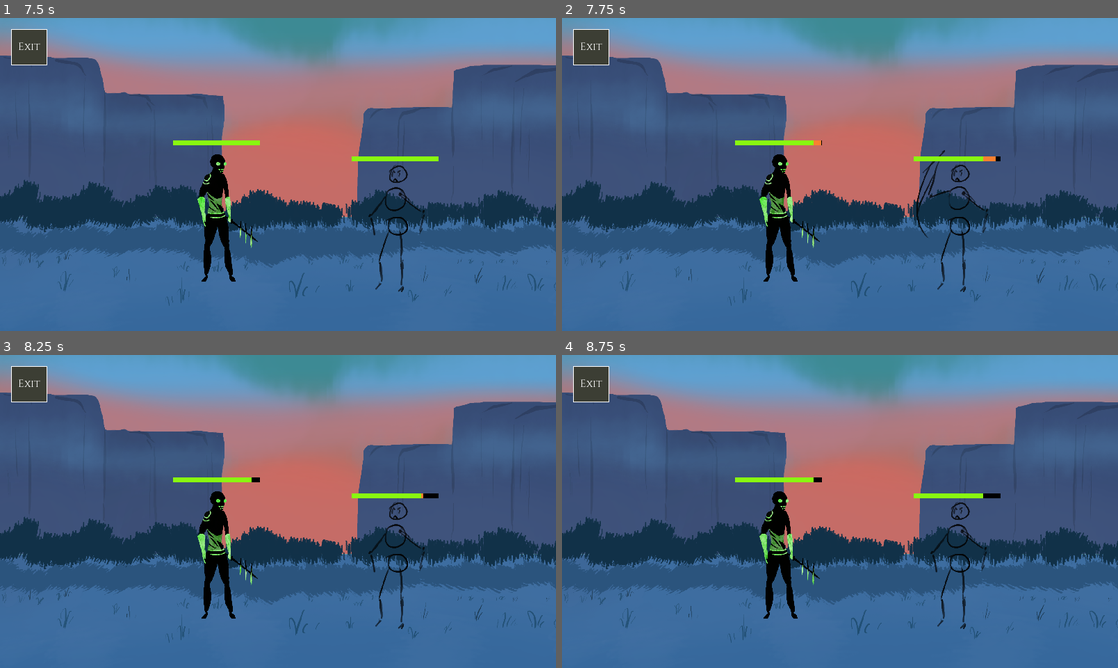
Above: before the commit, frames 1-4 (two rows, left to right).
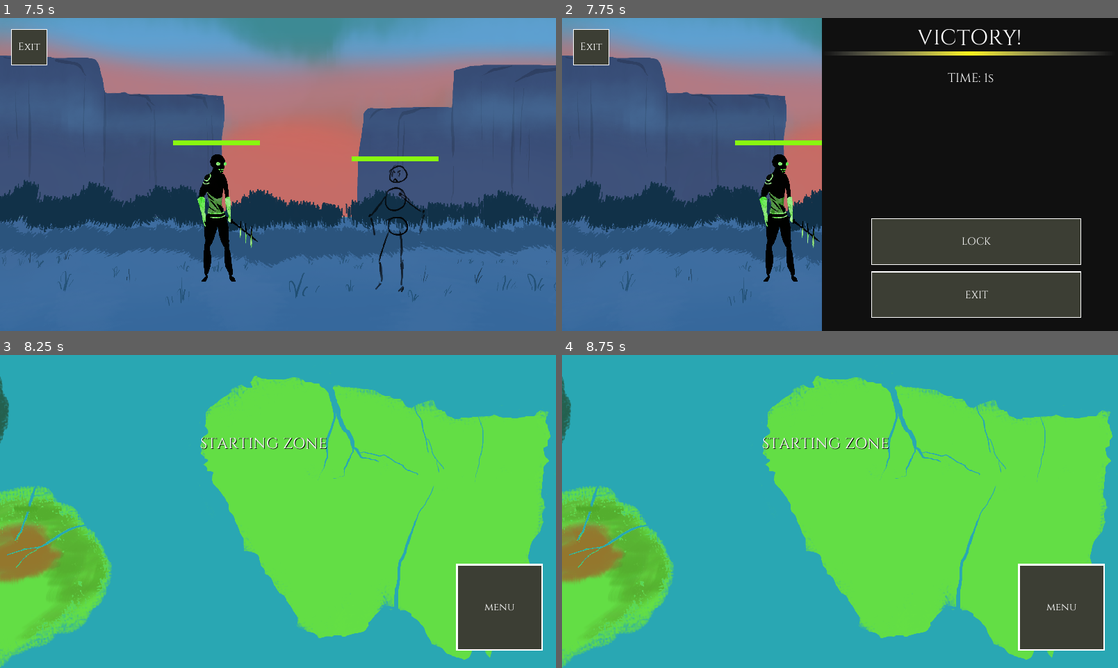
Above: after the commit, the same moments.

Repository: MarkZagors/Idle-Eden
Game: Godot game, scene res://Regions/StartingZone.tscn
The game is run twice, just before and just after one commit, with the same random seed, the same clock (stepped at 60 frames per second) and the same inputs. This scene is started directly instead of the project's main scene. The engine's default icon, where the game draws it, is replaced by a stand-in: a white triangle on a blue panel in a dark square.
Inputs (mouse positions are in pixels of both pictures, inside the frame that each line leads up to):
- Up to frame 1 (7.5 s): click (172, 136) at 0.5 s; click "e" at 1.25 s; click "e" at 2 s; click "e" at 2.75 s; click (216, 215) at 3.52 s; click (150, 202) at 4.27 s; click (83, 224) at 5.02 s; click "Gamerz" at 5.75 s; click "Start" at 6.5 s; click "e" at 7.25 s
- Up to frame 2 (7.75 s): no input
- Up to frame 3 (8.25 s): click (417, 577) at 8 s, where only the run after the commit has a clickable "LOCK"
- Up to frame 4 (8.75 s): no input

Frame 1 is identical in both runs. In frame 2, 53% of the frame differs, in the area x 45-100%, y 0-100%; in frame 3, 100%, in the area x 0-100%, y 0-100%; in frame 4, 100%.

Commit message:
lock drop animations

Diff:
--- a/Combat/Combat.tscn
+++ b/Combat/Combat.tscn
@@ -264,6 +264,23 @@
 align = 1
 valign = 1
 
+[node name="LockButton" type="TextureButton" parent="CanvasLayer/WinScreen"]
+margin_left = 113.0
+margin_top = 461.077
+margin_right = 597.0
+margin_bottom = 568.077
+texture_normal = ExtResource( 13 )
+texture_hover = ExtResource( 12 )
+expand = true
+
+[node name="Label" type="Label" parent="CanvasLayer/WinScreen/LockButton"]
+anchor_right = 1.0
+anchor_bottom = 1.0
+custom_fonts/font = SubResource( 7 )
+text = "LOCK"
+align = 1
+valign = 1
+
 [node name="LoseScreen" type="ColorRect" parent="CanvasLayer"]
 visible = false
 margin_right = 695.0
@@ -331,5 +348,6 @@
 [connection signal="pressed" from="CanvasLayer/ExitButton" to="CombatManager" method="exit"]
 [connection signal="pressed" from="CanvasLayer/ChoosePlayer/CloseButton" to="CombatManager/PreBattleController" method="closeChoosePlayer"]
 [connection signal="pressed" from="CanvasLayer/WinScreen/ExitButton" to="CombatManager" method="exit"]
+[connection signal="pressed" from="CanvasLayer/WinScreen/LockButton" to="CombatManager" method="lock"]
 [connection signal="pressed" from="CanvasLayer/LoseScreen/ExitButton" to="CombatManager" method="exit"]
 [connection signal="pressed" from="CanvasLayer/StartFightButton" to="CombatManager/PreBattleController" method="startBattle"]
--- a/Combat/CombatManager.gd
+++ b/Combat/CombatManager.gd
@@ -10,6 +10,9 @@
 var enemies : Array = [null,null,null]
 var enemySlotCount = 3
 var encounter : Encounter = null
+
+var time : float = 0.0
+var timeEnd : float = 0.0
 
 enum {
 	STARTING,
@@ -33,3 +36,11 @@
 			Controller.charactersAvailableIDs.append(ch.id)
 			Controller.charactersBusyIDs.erase(ch.id)
 	pass
+
+func lock() -> void:
+	var _err = get_tree().change_scene("res://MainNavigation/WorldMap.tscn")
+	var characterIds = []
+	for character in characters:
+		if character != null:
+			characterIds.append(character.id)
+	Controller.startLock(timeEnd, encounter, characterIds)
--- a/Combat/EndBattleController.gd
+++ b/Combat/EndBattleController.gd
@@ -1,5 +1,6 @@
 extends Node
 onready var GLOBAL = get_parent()
+onready var MIDBATTLE = get_parent().get_node("MidBattleController")
 
 export var Path_table_winScreen: NodePath
 onready var table_winScreen : ColorRect = get_node(Path_table_winScreen)
@@ -8,6 +9,7 @@
 
 func win():
 	table_winScreen.visible = true
+	table_winScreen.get_node("TimeLabel").text = "TIME: " + str(round(GLOBAL.time)) + "s"
 
 	for ch in GLOBAL.characters:
 		if ch != null:
@@ -16,6 +18,8 @@
 	for drop in GLOBAL.encounter.drops:
 		if randf() < drop.chance:
 			Controller.addItem(drop.item,drop.ammount)
+	MIDBATTLE.set_process(false)
+	GLOBAL.timeEnd = GLOBAL.time
 
 func lose():
 	table_loseScreen.visible = true
--- a/Combat/MidBattleController.gd
+++ b/Combat/MidBattleController.gd
@@ -13,6 +13,7 @@
 
 func _process(delta):
 	battleTick(delta)
+	GLOBAL.time += delta
 
 func startBattle() -> void:
 	set_process(true)
--- a/Database/Characters/placeholder.tres
+++ b/Database/Characters/placeholder.tres
@@ -18,6 +18,6 @@
 abilityAll = [ ExtResource( 5 ), ExtResource( 4 ) ]
 inventory = [ null, null, null, null ]
 healthBase = 10
-strBase = 2
+strBase = 50
 dexBase = 0
 intBase = 0
--- a/Database/Encounters/easy.tres
+++ b/Database/Encounters/easy.tres
@@ -1,21 +1,28 @@
-[gd_resource type="Resource" load_steps=7 format=2]
+[gd_resource type="Resource" load_steps=9 format=2]
 
 [ext_resource path="res://Global/Encounter.gd" type="Script" id=1]
 [ext_resource path="res://Database/Enemies/placeholder.tres" type="Resource" id=2]
 [ext_resource path="res://SPRITES/Characters/poisionboi_face.png" type="Texture" id=3]
 [ext_resource path="res://Global/Drop.gd" type="Script" id=4]
 [ext_resource path="res://Database/Items/placeholder.tres" type="Resource" id=5]
+[ext_resource path="res://Database/Items/wood.tres" type="Resource" id=6]
 
-[sub_resource type="TextFile" id=1]
+[sub_resource type="Resource" id=1]
 script = ExtResource( 4 )
 item = ExtResource( 5 )
 ammount = 1
 chance = 1.0
 
+[sub_resource type="Resource" id=2]
+script = ExtResource( 4 )
+item = ExtResource( 6 )
+ammount = 5
+chance = 0.8
+
 [resource]
 script = ExtResource( 1 )
-id = "NULL"
+id = "easy"
 icon = ExtResource( 3 )
 xpGive = 15
 enemies = [ ExtResource( 2 ), null, null ]
-drops = [ SubResource( 1 ) ]
+drops = [ SubResource( 1 ), SubResource( 2 ) ]
--- a/Database/Encounters/hard.tres
+++ b/Database/Encounters/hard.tres
@@ -6,4 +6,6 @@
 [resource]
 script = ExtResource( 1 )
 id = "NULL"
+xpGive = -1
 enemies = [ ExtResource( 2 ), ExtResource( 2 ), ExtResource( 2 ) ]
+drops = [  ]
--- a/Database/Encounters/medium.tres
+++ b/Database/Encounters/medium.tres
@@ -1,11 +1,21 @@
-[gd_resource type="Resource" load_steps=4 format=2]
+[gd_resource type="Resource" load_steps=7 format=2]
 
 [ext_resource path="res://Global/Encounter.gd" type="Script" id=1]
 [ext_resource path="res://Database/Enemies/placeholder.tres" type="Resource" id=2]
 [ext_resource path="res://SPRITES/Characters/PoisionIdle.png" type="Texture" id=3]
+[ext_resource path="res://Global/Drop.gd" type="Script" id=4]
+[ext_resource path="res://Database/Items/placeholder.tres" type="Resource" id=5]
+
+[sub_resource type="TextFile" id=1]
+script = ExtResource( 4 )
+item = ExtResource( 5 )
+ammount = 1
+chance = 0.0
 
 [resource]
 script = ExtResource( 1 )
-id = "NULL"
+id = "medium"
 icon = ExtResource( 3 )
-enemies = [ ExtResource( 2 ), ExtResource( 2 ), null ]
+xpGive = 5
+enemies = [ ExtResource( 2 ), null, null ]
+drops = [ SubResource( 1 ) ]
--- /dev/null
+++ b/Database/Items/wood.tres
@@ -0,0 +1,16 @@
+[gd_resource type="Resource" load_steps=3 format=2]
+
+[ext_resource path="res://Global/Item.gd" type="Script" id=1]
+[ext_resource path="res://SPRITES/zMisc/icon.png" type="Texture" id=2]
+
+[resource]
+script = ExtResource( 1 )
+id = "wood"
+nameShown = "Wood"
+description = "Woody wood"
+icon = ExtResource( 2 )
+type = 0
+healthBase = 0
+strBase = 0
+dexBase = 0
+intBase = 0
--- a/Global/Character.gd
+++ b/Global/Character.gd
@@ -27,7 +27,7 @@
 var level : int = 1
 var xpCurrent : int = 0
 var xpNext : int = 5
-var xpAll : PoolIntArray = [0,5,15,35,60,100]
+var xpAll : PoolIntArray = [0,5,15,35,60,100,9999]
 
 #HIDDEN VARIABLES
 var cooldownAbilityCurrent = 0.0
--- a/Global/Controller.gd
+++ b/Global/Controller.gd
@@ -5,6 +5,7 @@
 
 var characters = []
 var inventory = []
+var activeLocks = []
 
 var charactersAvailableIDs : Array = []
 var charactersBusyIDs : Array = []
@@ -15,6 +16,7 @@
 signal inventory_changed
 signal inventory_restructure_add
 signal inventory_restructure_remove
+signal lock_complete_signal(drops)
 
 func _ready():
 	var placeholder = load("res://Database/Characters/placeholder.tres")
@@ -22,6 +24,27 @@
 	charactersAvailableIDs.append(placeholder.id)
 	var item : Item = load("res://Database/Items/placeholder.tres")
 	addItem(item,2)
+
+func _process(delta):
+	lockTick(delta)
+
+func lockTick(delta : float) -> void:
+	for lock in activeLocks:
+		lock.timeCurrent += delta
+		if lock.timeCurrent > lock.timeFull:
+			lockComplete(lock)
+
+func lockComplete(lock : Lock) -> void:
+	lock.timeCurrent = 0.0
+	for characterID in lock.characterIDs:
+		findCharacter(characterID).getXp(lock.encounter.xpGive)
+	var showDrops = []
+	for drop in lock.encounter.drops:
+		if randf() < drop.chance:
+			addItem(drop.item,drop.ammount)
+			showDrops.append(drop)
+	emit_signal("lock_complete_signal",showDrops)
+
 
 func addItem(item : Item, ammount : int) -> void:
 	var found : bool = false
@@ -48,3 +71,12 @@
 		if ch.id == lookingID:
 			return ch
 	return null
+
+func startLock(time : float, encounter : Encounter, characterIds) -> void:
+	var lock = Lock.new()
+	lock.timeFull = time
+	lock.timeCurrent = 0.0
+	lock.encounter = encounter
+	lock.characterIDs = characterIds
+	activeLocks.append(lock)
+	pass
--- a/Global/Drop.gd
+++ b/Global/Drop.gd
@@ -1,4 +1,4 @@
-extends TextFile
+extends Resource
 class_name Drop
 
 export var item : Resource = null
--- a/Global/Encounter.gd
+++ b/Global/Encounter.gd
@@ -7,4 +7,4 @@
 export var xpGive : int = -1
 
 export(Array, Resource) var enemies = [null,null,null]
-export(Array, TextFile) var drops = []
+export(Array, Resource) var drops = []
--- /dev/null
+++ b/Global/Lock.gd
@@ -0,0 +1,7 @@
+extends Resource
+class_name Lock
+
+var timeFull : float = 0.0
+var timeCurrent : float = 0.0
+var encounter : Encounter = null
+var characterIDs = []
--- a/MainNavigation/BattleButton.tscn
+++ b/MainNavigation/BattleButton.tscn
@@ -6,6 +6,8 @@
 [ext_resource path="res://SPRITES/UI/WorldButtonHover.png" type="Texture" id=4]
 [ext_resource path="res://SPRITES/UI/WorldButtonMask.png" type="Texture" id=5]
 [ext_resource path="res://SPRITES/Characters/poisionboi_face.png" type="Texture" id=6]
+[ext_resource path="res://SPRITES/zMisc/pixel.png" type="Texture" id=7]
+[ext_resource path="res://Fonts/Cinzel-Regular.ttf" type="DynamicFontData" id=8]
 
 [sub_resource type="Shader" id=1]
 code = "shader_type canvas_item;
@@ -21,6 +23,50 @@
 [sub_resource type="ShaderMaterial" id=2]
 shader = SubResource( 1 )
 shader_param/mask = ExtResource( 5 )
+
+[sub_resource type="DynamicFont" id=3]
+size = 30
+outline_size = 2
+outline_color = Color( 0, 0, 0, 1 )
+font_data = ExtResource( 8 )
+
+[sub_resource type="Animation" id=4]
+resource_name = "Drop"
+length = 2.0
+tracks/0/type = "bezier"
+tracks/0/path = NodePath(".:rect_position:y")
+tracks/0/interp = 1
+tracks/0/loop_wrap = true
+tracks/0/imported = false
+tracks/0/enabled = true
+tracks/0/keys = {
+"points": PoolRealArray( -153.532, -0.25, 0, 0.194289, -50.0959, -181.961, -0.254363, -3.33333, 0.25, 0 ),
+"times": PoolRealArray( 0, 0.5 )
+}
+tracks/1/type = "value"
+tracks/1/path = NodePath(".:modulate")
+tracks/1/interp = 1
+tracks/1/loop_wrap = true
+tracks/1/imported = false
+tracks/1/enabled = true
+tracks/1/keys = {
+"times": PoolRealArray(  ),
+"transitions": PoolRealArray(  ),
+"update": 0,
+"values": [  ]
+}
+tracks/2/type = "value"
+tracks/2/path = NodePath(".:self_modulate")
+tracks/2/interp = 1
+tracks/2/loop_wrap = true
+tracks/2/imported = false
+tracks/2/enabled = true
+tracks/2/keys = {
+"times": PoolRealArray( 0, 0.8, 1.4 ),
+"transitions": PoolRealArray( 1, 1, 1 ),
+"update": 0,
+"values": [ Color( 1, 1, 1, 1 ), Color( 1, 1, 1, 1 ), Color( 1, 1, 1, 0 ) ]
+}
 
 [node name="Battle" type="TextureButton"]
 margin_right = 159.0
@@ -47,4 +93,36 @@
 "_edit_use_anchors_": false
 }
 
+[node name="LockProgress" type="TextureProgress" parent="."]
+visible = false
+margin_left = -23.0
+margin_top = -20.0
+margin_right = 184.0
+margin_bottom = -4.0
+step = 0.1
+value = 50.0
+texture_under = ExtResource( 7 )
+texture_progress = ExtResource( 7 )
+tint_under = Color( 0, 0, 0, 1 )
+tint_progress = Color( 1, 0.886275, 0.372549, 1 )
+nine_patch_stretch = true
+
+[node name="DropLabel" type="Label" parent="."]
+self_modulate = Color( 1, 1, 1, 0 )
+margin_left = -102.087
+margin_top = -181.961
+margin_right = 272.913
+margin_bottom = -37.9613
+custom_fonts/font = SubResource( 3 )
+custom_constants/shadow_offset_x = 1
+text = "Dagger of gamer(1)"
+align = 1
+valign = 2
+__meta__ = {
+"_edit_use_anchors_": false
+}
+
+[node name="AnimationPlayer" type="AnimationPlayer" parent="DropLabel"]
+anims/Drop = SubResource( 4 )
+
 [connection signal="pressed" from="." to="." method="gotoEncounter"]
--- a/MainNavigation/CharacterScreen/CharacterScreen.gd
+++ b/MainNavigation/CharacterScreen/CharacterScreen.gd
@@ -128,9 +128,11 @@
 	if item != null:
 		group_info.get_node("AbilityDescription").bbcode_text = item.description
 		group_info.get_node("AbilityNameLabel").text = item.nameShown
+		group_info.get_node("RemoveButton").visible = true
 	else:
 		group_info.get_node("AbilityNameLabel").text = "Empty space"
 		group_info.get_node("AbilityDescription").visible = false
+		group_info.get_node("RemoveButton").visible = false
 	itemSlotPressedCurrent = index
 	itemSlotPressedAll = -1
 	setSlotColorItem()
@@ -141,6 +143,7 @@
 	group_info.get_node("AbilityDescription").visible = true
 	group_info.get_node("AbilityNameLabel").text = item.nameShown
 	group_info.get_node("EquipButton").visible = true
+	group_info.get_node("RemoveButton").visible = false
 	itemSlotPressedAll = index
 	setSlotColorItem()
 
@@ -229,6 +232,15 @@
 			clickCurrentItem(itemSlotPressedCurrent)
 			updateItems()
 
+func removeItem() -> void:
+	var currentItem : Item = character.inventory[itemSlotPressedCurrent]
+	var slot : TextureButton = group_items.get_node("CurrentItems").get_child(itemSlotPressedCurrent)
+	character.inventory[itemSlotPressedCurrent] = null
+	Controller.addItem(currentItem,1)
+	slot.get_node("Sprite").texture = null
+	clickCurrentItem(itemSlotPressedCurrent)
+	updateItems()
+
 func backToMain() -> void:
 	group_info.get_node("AbilityDescription").visible = false
 	group_info.get_node("AbilityNameLabel").visible = false
@@ -242,6 +254,7 @@
 	group_items.get_node("CurrentItems").visible = true
 	group_bg.get_node("CharacterSprite").visible = true
 	group_bg.get_node("NameLabel").visible = true
+	group_info.get_node("RemoveButton").visible = false
 	group_buttons.visible = true
 	state = MAIN
 	resetSlotColorItem()
--- a/MainNavigation/CharacterScreen/CharacterScreen.tscn
+++ b/MainNavigation/CharacterScreen/CharacterScreen.tscn
@@ -357,6 +357,7 @@
 margin_top = 209.0
 margin_right = 433.0
 margin_bottom = 720.0
+mouse_filter = 2
 custom_fonts/normal_font = SubResource( 15 )
 
 [node name="EquipButton" type="TextureButton" parent="Info"]
@@ -374,6 +375,25 @@
 margin_bottom = 115.0
 custom_fonts/font = SubResource( 16 )
 text = "EQUIP"
+align = 1
+valign = 1
+
+[node name="RemoveButton" type="TextureButton" parent="Info"]
+visible = false
+self_modulate = Color( 1, 0.607843, 0.607843, 1 )
+margin_left = 40.0
+margin_top = 562.0
+margin_right = 478.0
+margin_bottom = 677.0
+texture_normal = ExtResource( 7 )
+texture_hover = ExtResource( 11 )
+expand = true
+
+[node name="Label" type="Label" parent="Info/RemoveButton"]
+margin_right = 438.0
+margin_bottom = 115.0
+custom_fonts/font = SubResource( 16 )
+text = "REMOVE"
 align = 1
 valign = 1
 
@@ -433,6 +453,7 @@
 margin_top = -49.7568
 margin_right = 49.6216
 margin_bottom = 48.2432
+mouse_filter = 2
 value = 100.0
 texture_progress = ExtResource( 12 )
 fill_mode = 4
@@ -442,4 +463,5 @@
 }
 
 [connection signal="pressed" from="Info/EquipButton" to="." method="actionPressed"]
+[connection signal="pressed" from="Info/RemoveButton" to="." method="removeItem"]
 [connection signal="pressed" from="BackButton" to="." method="backButton"]
--- a/MainNavigation/UIMap.tscn
+++ b/MainNavigation/UIMap.tscn
@@ -20,6 +20,9 @@
 texture_normal = ExtResource( 3 )
 texture_hover = ExtResource( 2 )
 expand = true
+__meta__ = {
+"_edit_use_anchors_": false
+}
 
 [node name="Label" type="Label" parent="MainButton"]
 anchor_right = 1.0
--- a/Regions/RegionEncounter.gd
+++ b/Regions/RegionEncounter.gd
@@ -1,10 +1,51 @@
 extends TextureButton
 
+const TICK_SPEED = 0.5
+var tickCurr = 0.0
+
 export var encounter : Resource = null
+var locked : bool = false
+var lock : Lock = null
 
 func _ready():
 	get_node("IconContainer/TextureRect").texture = encounter.icon
+	var _err = Controller.connect("lock_complete_signal",self,"lockComplete")
+	checkLock()
+
+func _process(delta):
+	tickCurr += delta
+	if tickCurr > TICK_SPEED:
+		tick()
+		tickCurr = 0.0
+
+func tick():
+	if locked:
+		updateLocked()
+
+func checkLock() -> void:
+	for lockInController in Controller.activeLocks:
+		if lockInController.encounter == encounter:
+			self.lock = lockInController
+			locked = true
+			get_node("LockProgress").visible = true
+			get_node("LockProgress").max_value = lock.timeFull
+
+func lockComplete(drops) -> void:
+	if locked:
+		var text : String = ""
+		for drop in drops:
+			text += str(drop.item.nameShown) + " (%d)\n"%drop.ammount
+		text.erase(text.length()-1,1)
+		get_node("DropLabel").text = text
+		get_node("DropLabel/AnimationPlayer").stop()
+		get_node("DropLabel/AnimationPlayer").play("Drop")
+		updateLocked()
+
+func updateLocked() -> void:
+	get_node("LockProgress").value = lock.timeCurrent
 
 func gotoEncounter() -> void:
+	if locked:
+		return
 	Controller.transferEncounter = encounter
 	var _err = get_tree().change_scene("res://Combat/Combat.tscn")
--- a/Regions/StartingZone.gd
+++ b/Regions/StartingZone.gd
@@ -1,7 +1,7 @@
 extends Control
 
-func gotoBattle1():
-	var _err = get_tree().change_scene("res://Combat/Combat.tscn")
-
+#func gotoBattle1():
+#	var _err = get_tree().change_scene("res://Combat/Combat.tscn")
+#
 func gotoWorldMap():
 	var _err = get_tree().change_scene("res://MainNavigation/WorldMap.tscn")
--- a/Regions/StartingZone.tscn
+++ b/Regions/StartingZone.tscn
@@ -37,6 +37,9 @@
 texture_normal = ExtResource( 9 )
 texture_hover = ExtResource( 8 )
 expand = true
+__meta__ = {
+"_edit_use_anchors_": false
+}
 
 [node name="Label" type="Label" parent="UIMap/WorldMapButton"]
 anchor_right = 1.0
--- a/project.godot
+++ b/project.godot
@@ -19,7 +19,7 @@
 "language": "GDScript",
 "path": "res://Global/Character.gd"
 }, {
-"base": "TextFile",
+"base": "Resource",
 "class": "Drop",
 "language": "GDScript",
 "path": "res://Global/Drop.gd"
@@ -38,6 +38,11 @@
 "class": "Item",
 "language": "GDScript",
 "path": "res://Global/Item.gd"
+}, {
+"base": "Resource",
+"class": "Lock",
+"language": "GDScript",
+"path": "res://Global/Lock.gd"
 } ]
 _global_script_class_icons={
 "Ability": "",
@@ -45,7 +50,8 @@
 "Drop": "",
 "Encounter": "",
 "Enemy": "",
-"Item": ""
+"Item": "",
+"Lock": ""
 }
 
 [application]
Not shown: 1 places in MainNavigation/BattleButton.tscn that only renumber resources
Binary file added: SPRITES/zMisc/pixel.png
